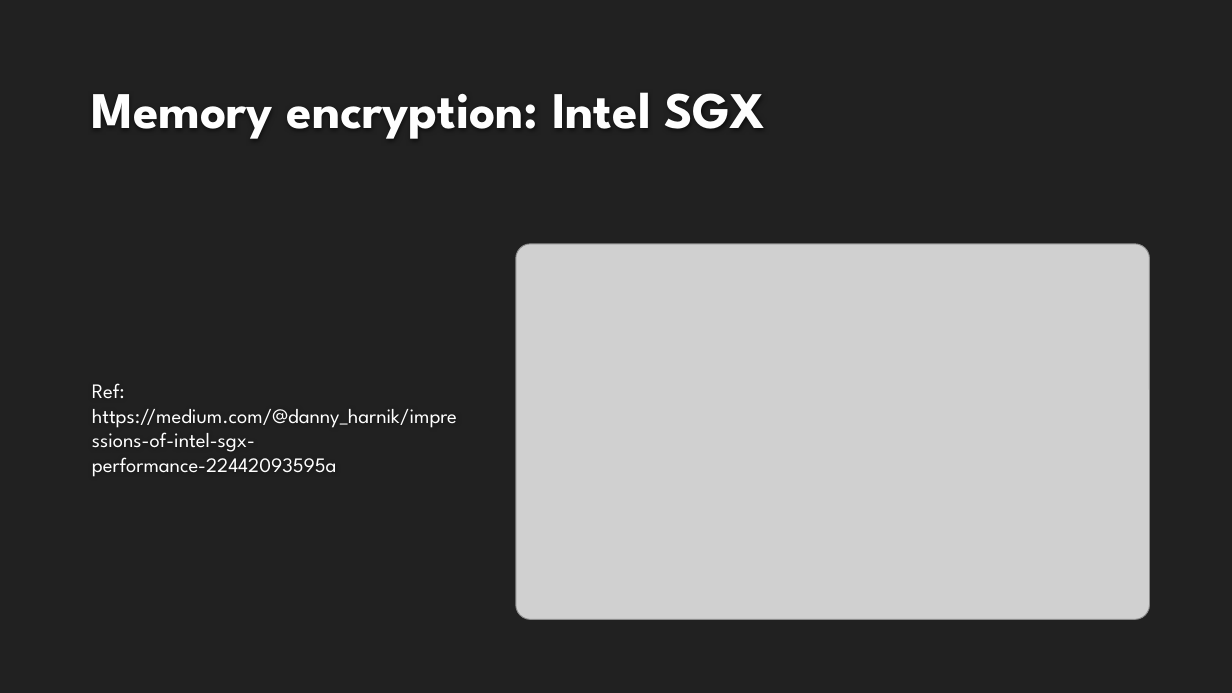
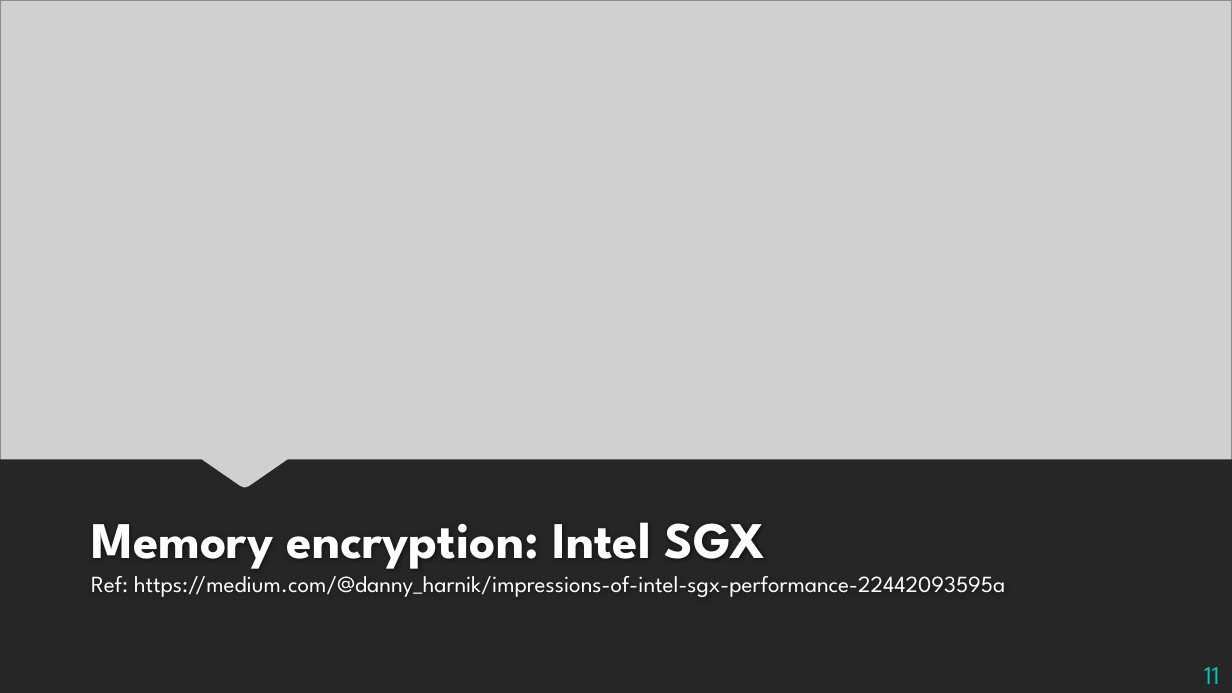
Before and after one commit to bjzhang/bjzhang.github.io, a slide deck: slide 11 of _drafts/Recent_Linux_kernel.pptx. Drawn at 1232x693 pixels with LibreOffice and Linux fonts; fonts in the diff are those of the drawing; grey boxes stand for pictures; background and template pictures are left out. Boxes give left, top, right and bottom in pixels: in the first picture for what was removed or moved away, otherwise in the second. Text is boxed around its words. In the diff, an @@ line names an element or a change of style, - is before the commit and + after.

```diff
--- a/_drafts/Recent_Linux_kernel.pptx
+++ b/_drafts/Recent_Linux_kernel.pptx
@@ picture: place and size @@
-picture at [516, 244, 1150, 619]
+picture at [0, 0, 1232, 494]
@@ freeform shape added at [0, 459, 1232, 693], fill #262626 @@
@@ title "Memory encryption: Intel SGX": place and size @@
-title "Memory encryption: Intel SGX" at [91, 92, 765, 139]
+title "Memory encryption: Intel SGX" at [91, 522, 766, 569]
@@ text "Ref: https://medium.com/@danny_harnik/impressions-of-intel-s ...": place and size @@
-text "Ref: https://medium.com/@danny_harnik/impressions-of-intel-s ..." at [92, 383, 457, 477]
+text "Ref: https://medium.com/@danny_harnik/impressions-of-intel-s ..." at [91, 576, 1005, 597]
@@ text "Ref: https://medium.com/@danny_harnik/impressions-of-intel-s ..." at [91, 576, 1005, 597]: size 16 to 18 pt; vertical alignment middle to top @@
@@ page number added at [1204, 667, 1220, 684], 20 pt, text #00C6BB @@
+11
```
Also in this commit, not shown: 15 other slides changed, 1 slide added, 1 slide removed, 2 other files.
